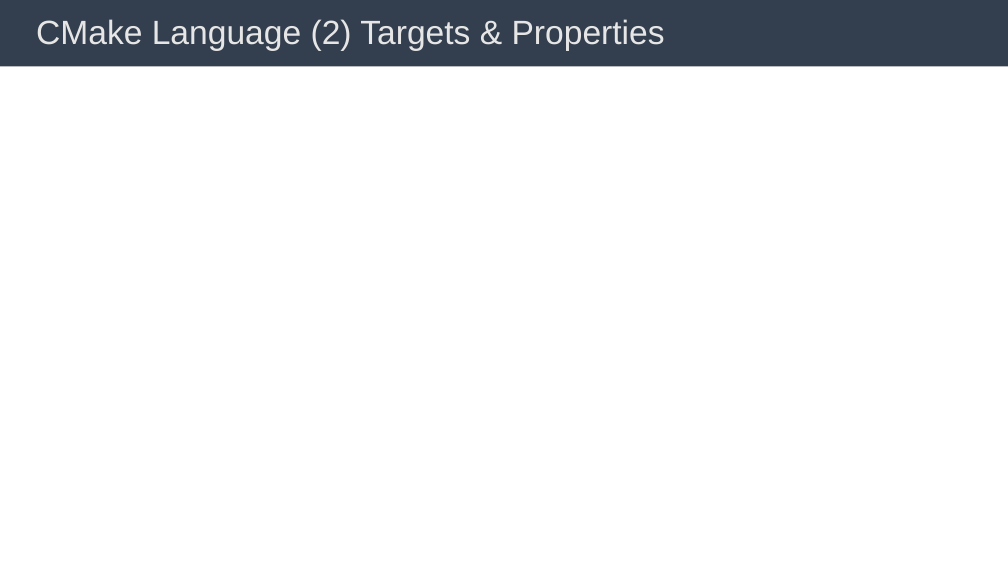
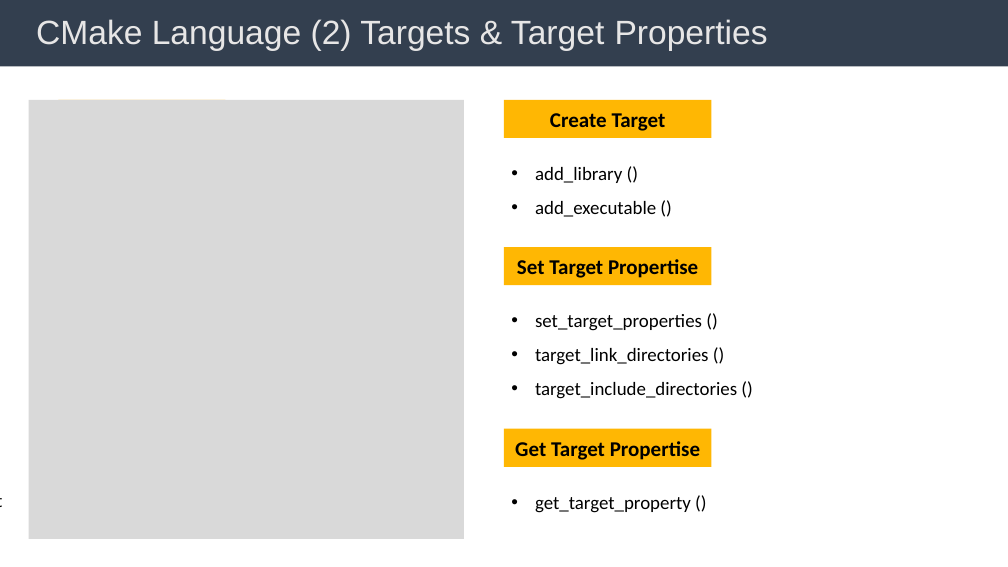
Before and after one commit to BingHanLin/Learn_Modern_CMake, a slide deck: slide 9 of cmake notes.pptx. Drawn at 1008x567 pixels with LibreOffice and Linux fonts; fonts in the diff are those of the drawing. Boxes give left, top, right and bottom in pixels: in the first picture for what was removed or moved away, otherwise in the second. Text is boxed around its words. In the diff, an @@ line names an element or a change of style, - is before the commit and + after.

```diff
--- a/cmake notes.pptx
+++ b/cmake notes.pptx
@@ title at bbox=[36, 19, 768, 51]: text changed @@
-CMake Language (2) Targets & Properties
+CMake Language (2) Targets & Target Properties
@@ rectangle added at bbox=[29, 100, 464, 539], fill #D9D9D9 @@
@@ rectangle added at bbox=[58, 100, 225, 138], fill #FFB703 @@
@@ rectangle added at bbox=[504, 100, 712, 138], fill #FFB703, 20 pt, text #000000, bold @@
+Create Target
@@ text added at bbox=[535, 167, 656, 217], 18 pt, text #000000 @@
+• add_library ()
+• add_executable ()
@@ rectangle added at bbox=[504, 247, 712, 285], fill #FFB703, 20 pt, text #000000, bold @@
+Set Target Propertise
@@ text added at bbox=[535, 314, 737, 399], 18 pt, text #000000 @@
+• set_target_properties ()
+• target_link_directories ()
+• target_include_directories ()
@@ rectangle added at bbox=[504, 429, 712, 467], fill #FFB703, 20 pt, text #000000, bold @@
+Get Target Propertise
@@ text added at bbox=[0, 463, 29, 539], 18 pt, text #000000 @@
+Confliction between target and variable?
@@ text added at bbox=[535, 497, 691, 513], 18 pt, text #000000 @@
+• get_target_property ()
```
Also in this commit, not shown: 4 other slides changed, 2 slides added, 1 slide removed, 3 other files.
